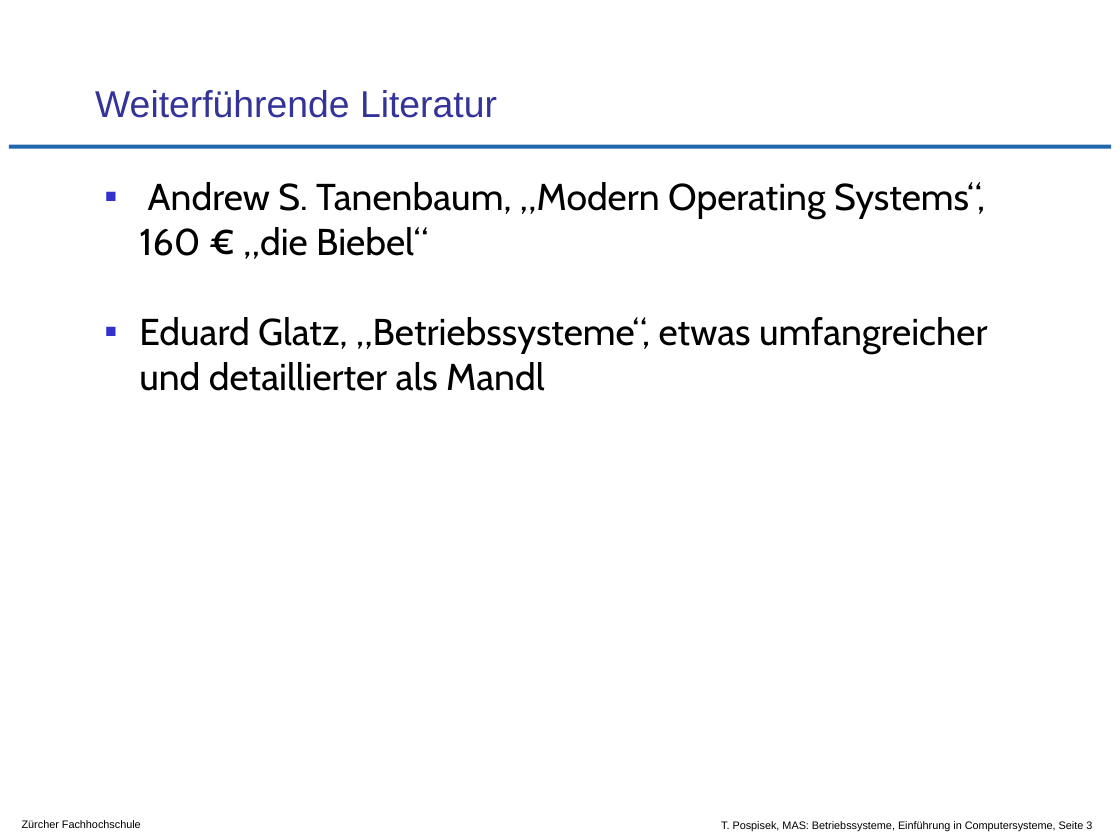
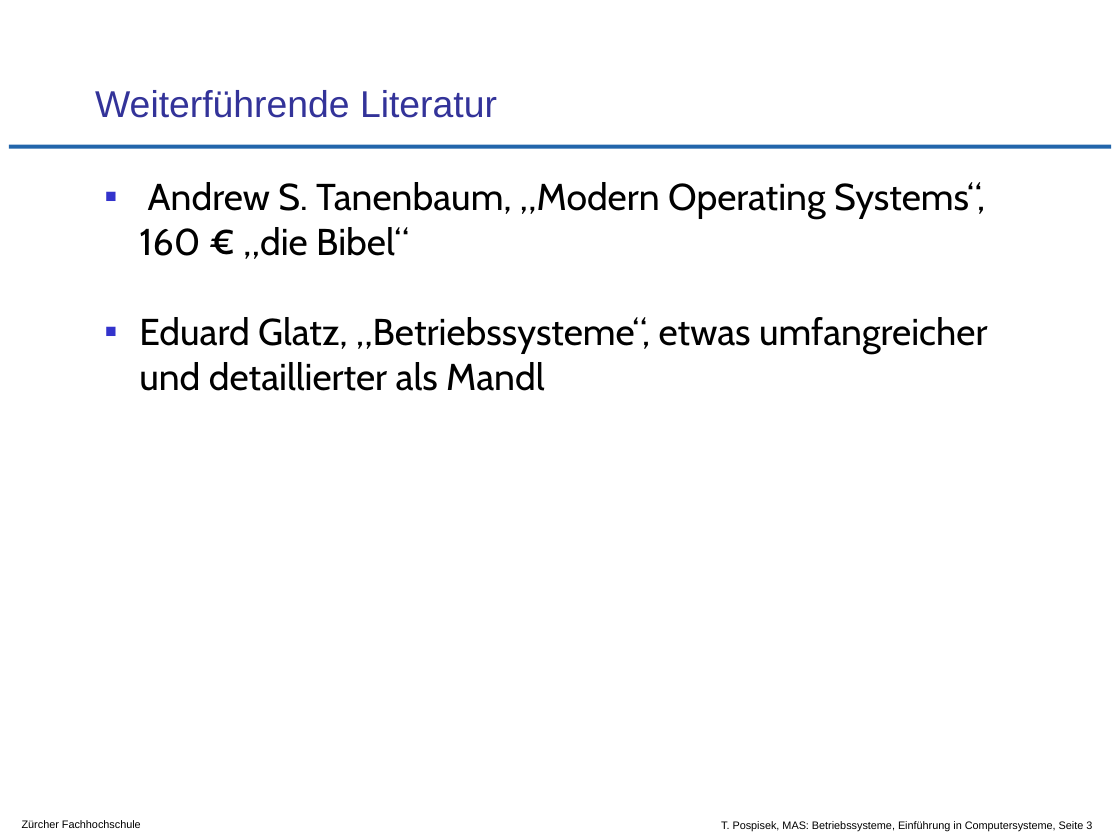
Before and after one commit to tpo/betriebssysteme, a slide deck: slide 3 of 01-1_Einführung_in_Computersysteme.odp. Drawn at 1120x840 pixels with LibreOffice and Linux fonts; fonts in the diff are those of the drawing; background and template pictures are left out. Boxes give left, top, right and bottom in pixels: in the first picture for what was removed or moved away, otherwise in the second. Text is boxed around its words. In the diff, an @@ line names an element or a change of style, - is before the commit and + after.

```diff
--- a/01-1_Einführung_in_Computersysteme.odp
+++ b/01-1_Einführung_in_Computersysteme.odp
@@ text at [139, 182, 985, 259]: text changed @@
-▪ Andrew S. Tanenbaum, „Modern Operating Systems“, 160 € „die Biebel“
+▪ Andrew S. Tanenbaum, „Modern Operating Systems“, 160 € „die Bibel“
```
Also in this commit, not shown: 1 other slide changed.
